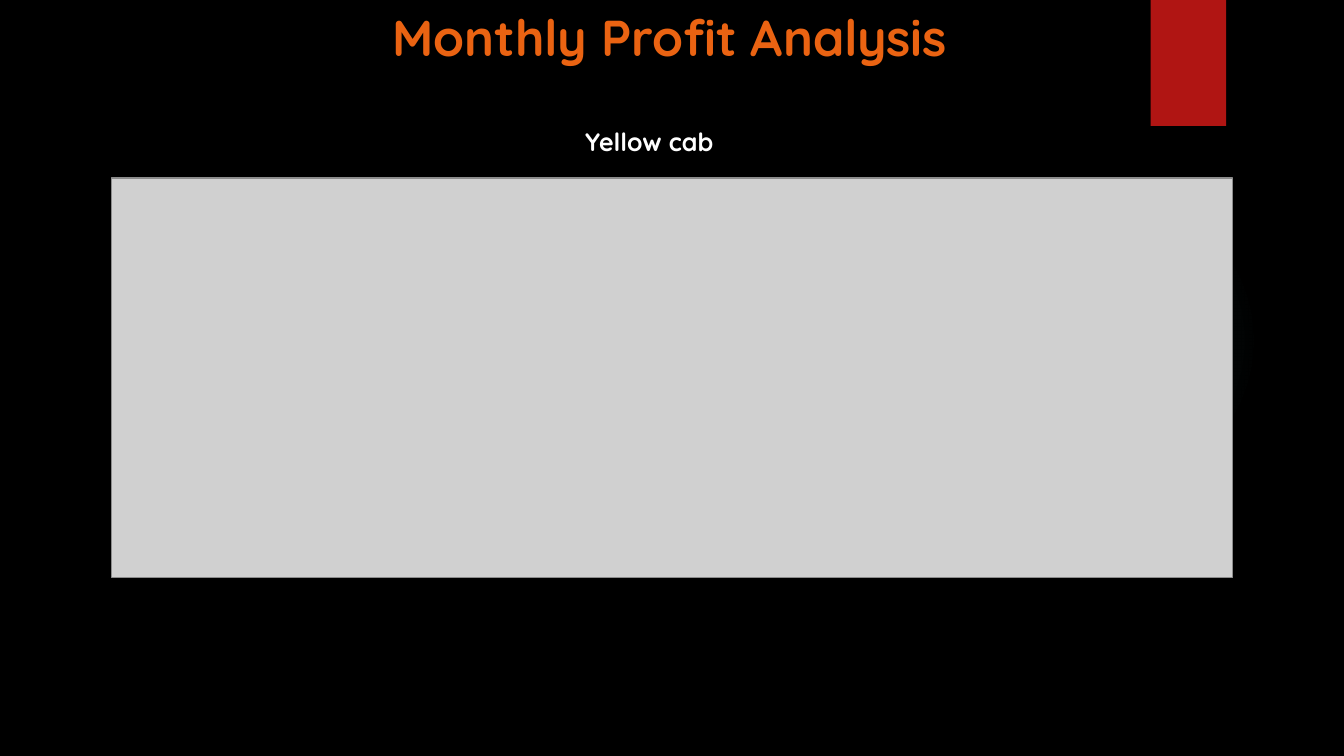
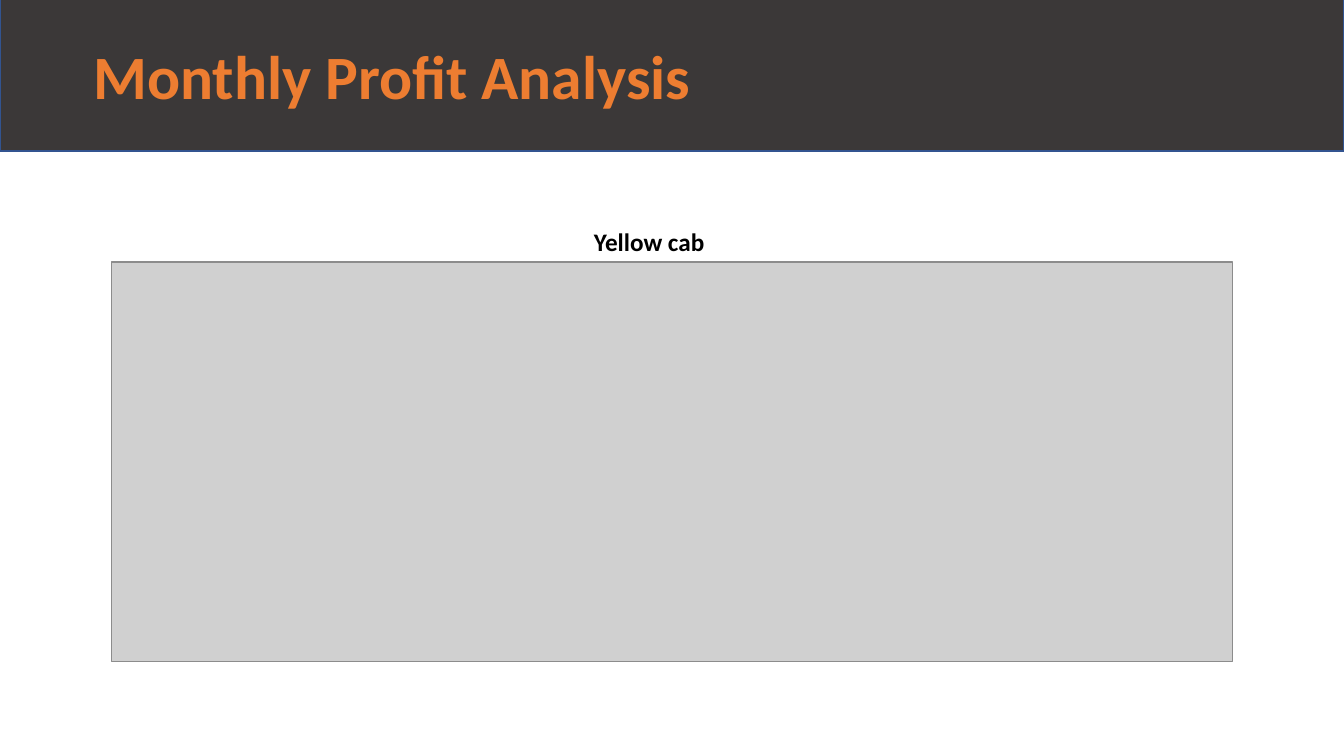
Before and after one commit to m-odeh/G2M-Data-Glacier-Internship-, a slide deck: slide 7 of G2M_Case_Study_ Final .pptx. Drawn at 1344x756 pixels with LibreOffice and Linux fonts; fonts in the diff are those of the drawing; grey boxes stand for pictures; background and template pictures are left out. Boxes give left, top, right and bottom in pixels: in the first picture for what was removed or moved away, otherwise in the second. Text is boxed around its words. In the diff, an @@ line names an element or a change of style, - is before the commit and + after.

```diff
--- a/G2M_Case_Study_ Final .pptx
+++ b/G2M_Case_Study_ Final .pptx
@@ background picture (left out) to #FFFFFF @@
@@ rectangle "Monthly Profit Analysis": place and size @@
-rectangle "Monthly Profit Analysis" at [392,18,947,66]
+rectangle "Monthly Profit Analysis" at [0,0,1344,151]
@@ rectangle "Monthly Profit Analysis" at [0,0,1344,151]: size 36 to 44 pt, font Quicksand to Calibri, text colour #EA6312 to #ED7D31; alignment centre to left; vertical alignment top to middle; fill none to #3B3838; outline none to #325491 1 pt @@
@@ rectangle removed at [1150,0,1226,126] @@
@@ ellipse removed at [949,185,1259,495] @@
@@ text "Yellow cab": place and size @@
-text "Yellow cab" at [585,132,713,152]
+text "Yellow cab" at [594,233,704,252]
@@ text "Yellow cab" at [594,233,704,252]: font Quicksand to Calibri, text colour #FFFFFF to #000000 @@
@@ picture: place and size @@
-picture at [112,178,1232,579]
+picture at [112,262,1232,662]
```
Also in this commit, not shown: 11 other slides changed.
